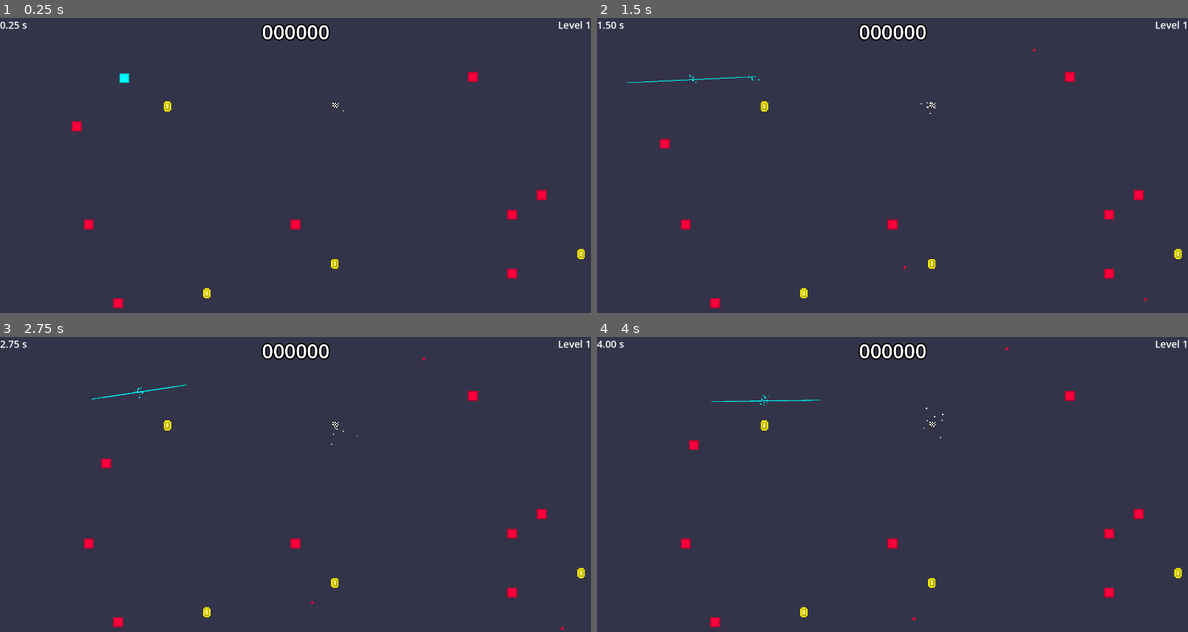
Above: before the commit, frames 1-4 (two rows, left to right).
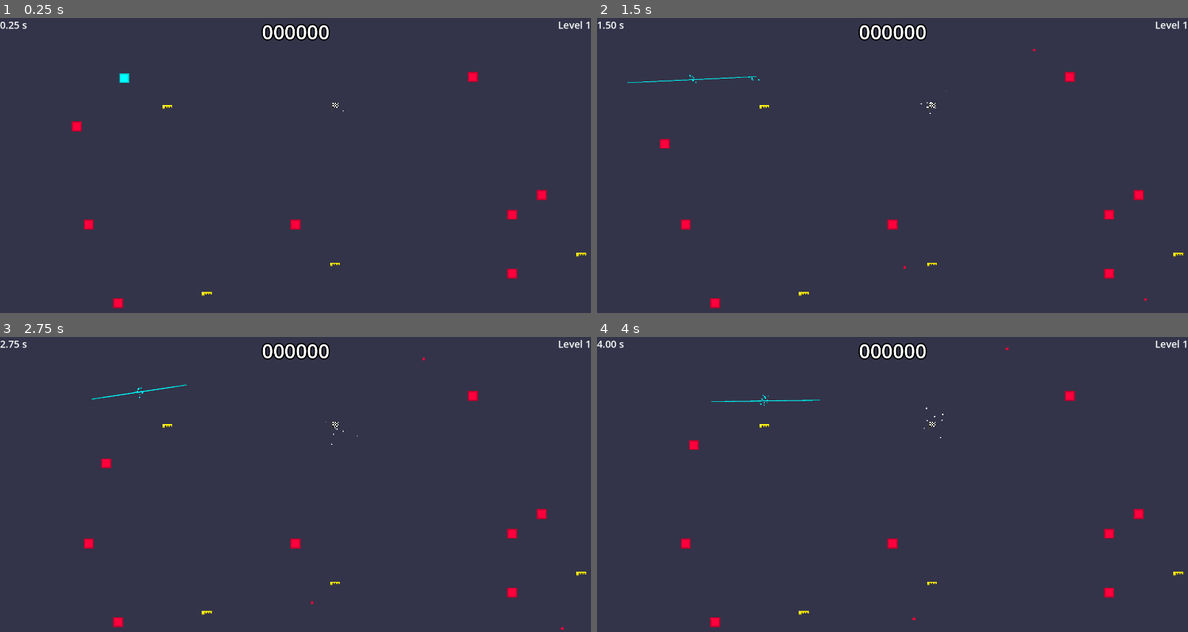
Above: after the commit, the same moments.

Repository: veprogames/gododger
Game: Godot game, scene res://level/level.tscn
Two runs of this game, one before a commit and one after it. Both use one fixed random seed, a clock stepped at 60 frames per second and the inputs below.
Inputs (mouse positions are in pixels of both pictures, inside the frame that each line leads up to):
- Up to frame 1 (0.25 s): no input
- Up to frame 2 (1.5 s): move the mouse to (922, 165) at 0.52 s; move the mouse to (862, 165) at 1.27 s
- Up to frame 3 (2.75 s): move the mouse to (307, 478) at 2.02 s
- Up to frame 4 (4 s): move the mouse to (886, 490) at 2.77 s; move the mouse to (933, 487) at 3.52 s

The runs differ from the first frame. In frame 1, 0.2% of the frame differs, in the area x 27-100%, y 28-95%; in frame 2, 0.2%; in frame 3, 0.2%; in frame 4, 0.2%.

Commit message:
change coins to keys, cleanup, type safety

Diff:
--- a/behavior/move/move_behavior.gd
+++ b/behavior/move/move_behavior.gd
@@ -3,4 +3,4 @@
 
 ## Give player time to react by accelerating stuff over 500 ms
 func get_speed_mod() -> float:
-	return min(elapsed * 2, 1.0)
+	return minf(elapsed * 2, 1.0)
--- a/behavior/move/periodic_move_behavior.gd
+++ b/behavior/move/periodic_move_behavior.gd
@@ -15,7 +15,7 @@
 
 func _physics_process(delta: float) -> void:
 	super._physics_process(delta)
-	var t = elapsed * TAU / 2.0 * get_bpm_rate()
+	var t := elapsed * TAU / 2.0 * get_bpm_rate()
 	enemy.position += delta * get_speed_mod() * Vector2(
 		cos(t) * amplitude.x,
 		sin(t) * amplitude.y,
--- a/behavior/shoot/periodic_shoot_behavior.gd
+++ b/behavior/shoot/periodic_shoot_behavior.gd
@@ -10,6 +10,7 @@
 var speed := 1.0
 
 func _ready() -> void:
+	@warning_ignore("integer_division")
 	count = randi_range(1, mini(level / 20 + 1, 5))
 	speed = 2.0 if randf() < level * 0.01 else 1.0
 	bullet_speed = 75.0 + 0.5 * level
@@ -19,7 +20,7 @@
 
 func shoot_pattern() -> void:
 	for i in range(count):
-		var a = i / (count as float) * TAU
+		var a := i / (count as float) * TAU
 		shoot(a + offset + rotate_speed * elapsed, bullet_speed)
 
 func _on_timer_timeout() -> void:
--- a/behavior/shoot/shoot_behavior.gd
+++ b/behavior/shoot/shoot_behavior.gd
@@ -2,7 +2,7 @@
 extends Behavior
 
 var Bullet := preload("res://bullet/bullet.tscn")
-@onready var root := $"/root/Level/Enemies"
+@onready var root := $"/root/Level/Objects"
 
 func shoot(direction: float, speed: float) -> void:
 	var bullet := Bullet.instantiate() as Bullet
--- a/enemyspawner/enemy_spawner.gd
+++ b/enemyspawner/enemy_spawner.gd
@@ -2,14 +2,14 @@
 extends Node2D
 
 signal node_spawned(node: Node2D)
-signal coin_spawned(coin: Coin)
+signal key_spawned(key: KeyCollectible)
 
 @export var enemy_scene: PackedScene
 @export var nextlevel_scene: PackedScene
 @export var player: Player
 @export var level: Level
 
-var Coin := preload("res://coin/coin.tscn")
+var Key := preload("res://key/key.tscn")
 
 var PeriodicMoveBehavior := preload("res://behavior/move/periodic_move_behavior.tscn")
 var PeriodicShootBehavior := preload("res://behavior/shoot/periodic_shoot_behavior.tscn")
@@ -20,10 +20,10 @@
 	viewport = player.get_camera_rect()
 
 func get_move_chance() -> float:
-	return min(level.level * 0.01 + 0.1, 0.75)
+	return minf(level.level * 0.01 + 0.1, 0.75)
 
 func get_shoot_chance() -> float:
-	return min(level.level * 0.01 + 0.1, 0.75)
+	return minf(level.level * 0.01 + 0.1, 0.75)
 
 func get_behaviors(enemy: Enemy) -> Array[Behavior]:
 	var result: Array[Behavior] = []
@@ -61,14 +61,15 @@
 		nextlevel.position = get_random_position(24)
 		emit_signal("node_spawned", nextlevel)
 
-func spawn_coin() -> void:
-	var coin := Coin.instantiate() as Coin
-	coin.position = get_random_position(8)
-	emit_signal("coin_spawned", coin)
+func spawn_key() -> void:
+	var key := Key.instantiate() as KeyCollectible
+	key.position = get_random_position(8)
+	emit_signal("key_spawned", key)
 
 func get_enemy_count() -> int:
-	return 10 + clamp(level.level, 0, 20) * 2 \
-		+ int(clamp(level.level - 20, 0, 100) / 5)
+	@warning_ignore("integer_division")
+	return 10 + clampi(level.level, 0, 20) * 2 \
+		+ int(clampi(level.level - 20, 0, 100) / 5)
 
 func spawn_level(level_: int):
 	seed(level_)
@@ -76,5 +77,5 @@
 		spawn_enemy()
 	spawn_nextlevel()
 	for i in range(4):
-		spawn_coin()
+		spawn_key()
 	player.trigger_safezone.call_deferred()
--- a/coin/coin.gd
+++ b/key/key.gd
@@ -1,10 +1,14 @@
-class_name Coin
+class_name KeyCollectible
 extends Area2D
 
 @onready var level := $"/root/Level" as Level
+@onready var safe_zone := $SafeZone as SafeZone
 
 func _ready() -> void:
-	$SafeZone.trigger()
+	safe_zone.trigger()
 
 func get_value() -> int:
 	return 25 * (level.level + 1) ** 2
+
+func collect() -> void:
+	queue_free()
--- a/coin/coin.tscn
+++ b/key/key.tscn
@@ -1,8 +1,8 @@
 [gd_scene load_steps=6 format=3 uid="uid://cr1t6hyr0mrrp"]
 
-[ext_resource type="Script" path="res://coin/coin.gd" id="1_ittbb"]
-[ext_resource type="Texture2D" uid="uid://m3xfugacrnh8" path="res://coin/coin.png" id="1_r00pl"]
-[ext_resource type="PackedScene" uid="uid://b4qsplrduk1l8" path="res://safezone/safe_zone.tscn" id="2_1d14i"]
+[ext_resource type="Script" path="res://key/key.gd" id="1_uvbb8"]
+[ext_resource type="Texture2D" uid="uid://rhb4r2e2vk2f" path="res://key/key.png" id="2_gjnp3"]
+[ext_resource type="PackedScene" uid="uid://b4qsplrduk1l8" path="res://safezone/safe_zone.tscn" id="3_vfe7t"]
 
 [sub_resource type="RectangleShape2D" id="RectangleShape2D_uxudv"]
 size = Vector2(6, 8)
@@ -10,15 +10,15 @@
 [sub_resource type="CircleShape2D" id="CircleShape2D_g82kg"]
 radius = 8.0
 
-[node name="Coin" type="Area2D"]
-script = ExtResource("1_ittbb")
+[node name="Key" type="Area2D"]
+script = ExtResource("1_uvbb8")
 
 [node name="Sprite2D" type="Sprite2D" parent="."]
 texture_filter = 1
-texture = ExtResource("1_r00pl")
+texture = ExtResource("2_gjnp3")
 
 [node name="CollisionShape2D" type="CollisionShape2D" parent="."]
 shape = SubResource("RectangleShape2D_uxudv")
 
-[node name="SafeZone" parent="." instance=ExtResource("2_1d14i")]
+[node name="SafeZone" parent="." instance=ExtResource("3_vfe7t")]
 shape = SubResource("CircleShape2D_g82kg")
--- a/level/level.gd
+++ b/level/level.gd
@@ -3,14 +3,13 @@
 
 signal level_changed(level: int)
 
-@export var spawner: EnemySpawner
-@export var enemy_container: Node2D
-
 @export var level := 0
 var elapsed := 0.0
 var additional_score := 0
 
-@onready var container_coins := $Coins
+@onready var spawner := $EnemySpawner as EnemySpawner
+@onready var container_objects := $Objects
+@onready var container_keys := $Keys
 
 # Called when the node enters the scene tree for the first time.
 func _ready():
@@ -22,10 +21,10 @@
 	elapsed += delta
 
 func spawn_current_level() -> void:
-	for enemy in enemy_container.get_children():
+	for enemy in container_objects.get_children():
 		enemy.queue_free()
-	for coin in container_coins.get_children():
-		coin.queue_free()
+	for key in container_keys.get_children():
+		key.queue_free()
 	spawner.spawn_level(level)
 
 func get_score() -> int:
@@ -33,13 +32,13 @@
 	return int(1000 * level ** 2 / time_per_level) + additional_score
 
 func _on_player_finished() -> void:
-	if container_coins.get_child_count() == 0:
+	if container_keys.get_child_count() == 0:
 		level += 1
 		emit_signal("level_changed", level)
 		spawn_current_level()
 
 func _on_enemy_spawner_node_spawned(node) -> void:
-	enemy_container.add_child.call_deferred(node)
+	container_objects.add_child.call_deferred(node)
 
 
 func _on_player_died() -> void:
@@ -48,11 +47,9 @@
 	emit_signal("level_changed", level)
 	spawn_current_level()
 
-
-func _on_player_coin_collected(coin: Coin) -> void:
-	additional_score += coin.get_value()
-	coin.queue_free()
+func _on_enemy_spawner_key_spawned(key) -> void:
+	container_keys.add_child.call_deferred(key)
 
 
-func _on_enemy_spawner_coin_spawned(coin) -> void:
-	container_coins.add_child.call_deferred(coin)
+func _on_player_key_collected(key: KeyCollectible) -> void:
+	additional_score += key.get_value()
--- a/level/level.tscn
+++ b/level/level.tscn
@@ -7,10 +7,8 @@
 [ext_resource type="PackedScene" uid="uid://c11qqxbj740as" path="res://nextlevel/next_level.tscn" id="5_kkr4l"]
 [ext_resource type="PackedScene" uid="uid://bu1132gssq8ij" path="res://ui/ui.tscn" id="6_1rctm"]
 
-[node name="Level" type="Node2D" node_paths=PackedStringArray("spawner", "enemy_container")]
+[node name="Level" type="Node2D"]
 script = ExtResource("1_v1ekr")
-spawner = NodePath("EnemySpawner")
-enemy_container = NodePath("Enemies")
 
 [node name="Player" parent="." node_paths=PackedStringArray("camera") instance=ExtResource("1_5ibnl")]
 position = Vector2(-139, -71)
@@ -37,16 +35,16 @@
 color = Color(0.2, 0.203922, 0.286275, 1)
 metadata/_edit_lock_ = true
 
-[node name="Enemies" type="Node2D" parent="."]
+[node name="Objects" type="Node2D" parent="."]
 metadata/_edit_lock_ = true
 
 [node name="UI" parent="." node_paths=PackedStringArray("level") instance=ExtResource("6_1rctm")]
 level = NodePath("..")
 
-[node name="Coins" type="Node2D" parent="."]
+[node name="Keys" type="Node2D" parent="."]
 
-[connection signal="coin_collected" from="Player" to="." method="_on_player_coin_collected"]
 [connection signal="died" from="Player" to="." method="_on_player_died"]
 [connection signal="finished" from="Player" to="." method="_on_player_finished"]
-[connection signal="coin_spawned" from="EnemySpawner" to="." method="_on_enemy_spawner_coin_spawned"]
+[connection signal="key_collected" from="Player" to="." method="_on_player_key_collected"]
+[connection signal="key_spawned" from="EnemySpawner" to="." method="_on_enemy_spawner_key_spawned"]
 [connection signal="node_spawned" from="EnemySpawner" to="." method="_on_enemy_spawner_node_spawned"]
--- a/nextlevel/next_level.gd
+++ b/nextlevel/next_level.gd
@@ -1,7 +1,5 @@
 class_name NextLevel
 extends Area2D
-
-@export var safe_area: Shape2D
 
 func _ready() -> void:
 	var safe_zone = $SafeZone as SafeZone
--- a/nextlevel/next_level.tscn
+++ b/nextlevel/next_level.tscn
@@ -3,9 +3,6 @@
 [ext_resource type="Script" path="res://nextlevel/next_level.gd" id="1_huoms"]
 [ext_resource type="Texture2D" uid="uid://c33ovejgt1i1f" path="res://nextlevel/finish.png" id="1_su52f"]
 [ext_resource type="PackedScene" uid="uid://b4qsplrduk1l8" path="res://safezone/safe_zone.tscn" id="3_o1nro"]
-
-[sub_resource type="CircleShape2D" id="CircleShape2D_0iunv"]
-radius = 16.0
 
 [sub_resource type="RectangleShape2D" id="RectangleShape2D_golky"]
 size = Vector2(8, 8)
@@ -29,10 +26,12 @@
 orbit_velocity_max = 1.0
 color_ramp = SubResource("GradientTexture1D_2hrin")
 
+[sub_resource type="CircleShape2D" id="CircleShape2D_0iunv"]
+radius = 16.0
+
 [node name="NextLevel" type="Area2D"]
 z_index = 1
 script = ExtResource("1_huoms")
-safe_area = SubResource("CircleShape2D_0iunv")
 
 [node name="Sprite2D" type="Sprite2D" parent="."]
 texture_filter = 1
--- a/player/player.gd
+++ b/player/player.gd
@@ -3,11 +3,11 @@
 
 signal finished()
 signal died()
-signal coin_collected(coin: Coin)
+signal key_collected(key: KeyCollectible)
 
 @export var camera: Camera2D
 
-@onready var sprite: Sprite2D = $Sprite2D
+@onready var sprite := $Sprite2D as Sprite2D
 @onready var safe_zone := $SafeZone as SafeZone
 
 var viewport: Rect2
@@ -21,7 +21,7 @@
 
 func get_camera_rect() -> Rect2:
 	var origin := camera.get_screen_center_position()
-	var size = camera.get_viewport_rect().size / camera.zoom
+	var size := camera.get_viewport_rect().size / camera.zoom
 	return Rect2(Vector2(origin - size / 2.0), size)
 
 func update_sprite(relative: Vector2) -> void:
@@ -32,7 +32,7 @@
 	sprite.scale.x = scale_factor
 	sprite.scale.y = 1 / scale_factor
 
-func _input(event):
+func _input(event: InputEvent) -> void:
 	var mouse_event := event as InputEventMouseMotion
 	var factor := camera.zoom.x
 	if mouse_event:
@@ -44,11 +44,12 @@
 		)
 		update_sprite(mouse_event.relative)
 
-func _on_area_entered(area):
+func _on_area_entered(area: Area2D):
 	if area is Enemy or area is Bullet:
 		emit_signal("died")
-	if area is Coin:
-		var coin = area as Coin
-		emit_signal("coin_collected", coin)
+	if area is KeyCollectible:
+		var key = area as KeyCollectible
+		emit_signal("key_collected", key)
+		key.collect()
 	if area is NextLevel:
 		emit_signal("finished")
--- a/ui/ui.gd
+++ b/ui/ui.gd
@@ -1,9 +1,9 @@
 extends CanvasLayer
 
 @export var level: Level
-@onready var label_level := $LabelLevel
-@onready var label_timer := $LabelTimer
-@onready var label_score := $LabelScore
+@onready var label_level := $LabelLevel as Label
+@onready var label_timer := $LabelTimer as Label
+@onready var label_score := $LabelScore as Label
 
 func _ready() -> void:
 	label_level.text = "Level %d" % (level.level + 1)
Binary file removed: coin/coin.png
Binary file added: key/key.png
Not shown, changed: key/key.png.import
